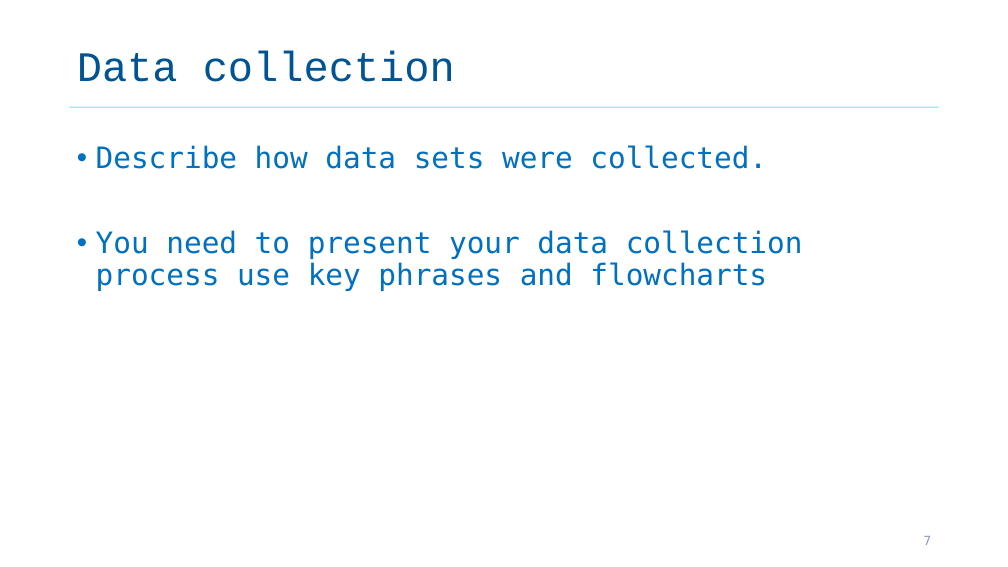
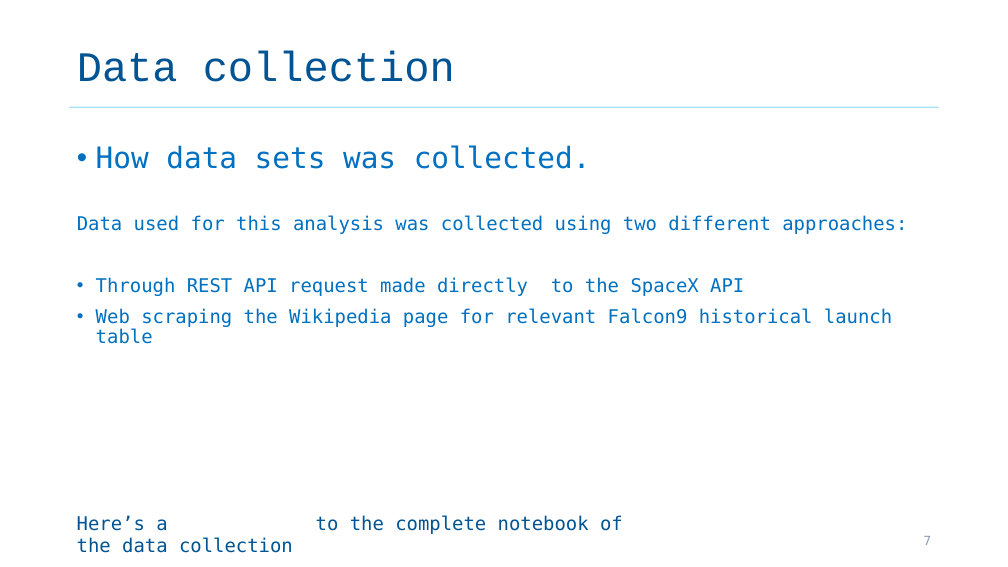
Before and after one commit to salamituns/IBM_tasks_Notebooks, a slide deck: slide 7 of IBM_Capstone_notes/ds-capstone-template.pptx. Drawn at 1008x567 pixels with LibreOffice and Linux fonts; fonts in the diff are those of the drawing. Boxes give left, top, right and bottom in pixels: in the first picture for what was removed or moved away, otherwise in the second. Text is boxed around its words. In the diff, an @@ line names an element or a change of style, - is before the commit and + after.

Commit message:
update spaceX notebook

```diff
--- a/IBM_Capstone_notes/ds-capstone-template.pptx
+++ b/IBM_Capstone_notes/ds-capstone-template.pptx
@@ text at (77,145,907,344): text changed; size 28 to 18 pt @@
-• Describe how data sets were collected.
-• You need to present your data collection process use key phrases and flowcharts
+• How data sets was collected.
+Data used for this analysis was collected using two different approaches:
+• Through REST API request made directly to the SpaceX API
+• Web scraping the Wikipedia page for relevant Falcon9 historical launch table
@@ text added at (77,515,623,553), 18 pt, text #005493 @@
+Here’s a Github link to the complete notebook of the data collection
```
Also in this commit, not shown: 13 other slides changed, 1 slide added, 1 slide removed, 9 other files.
